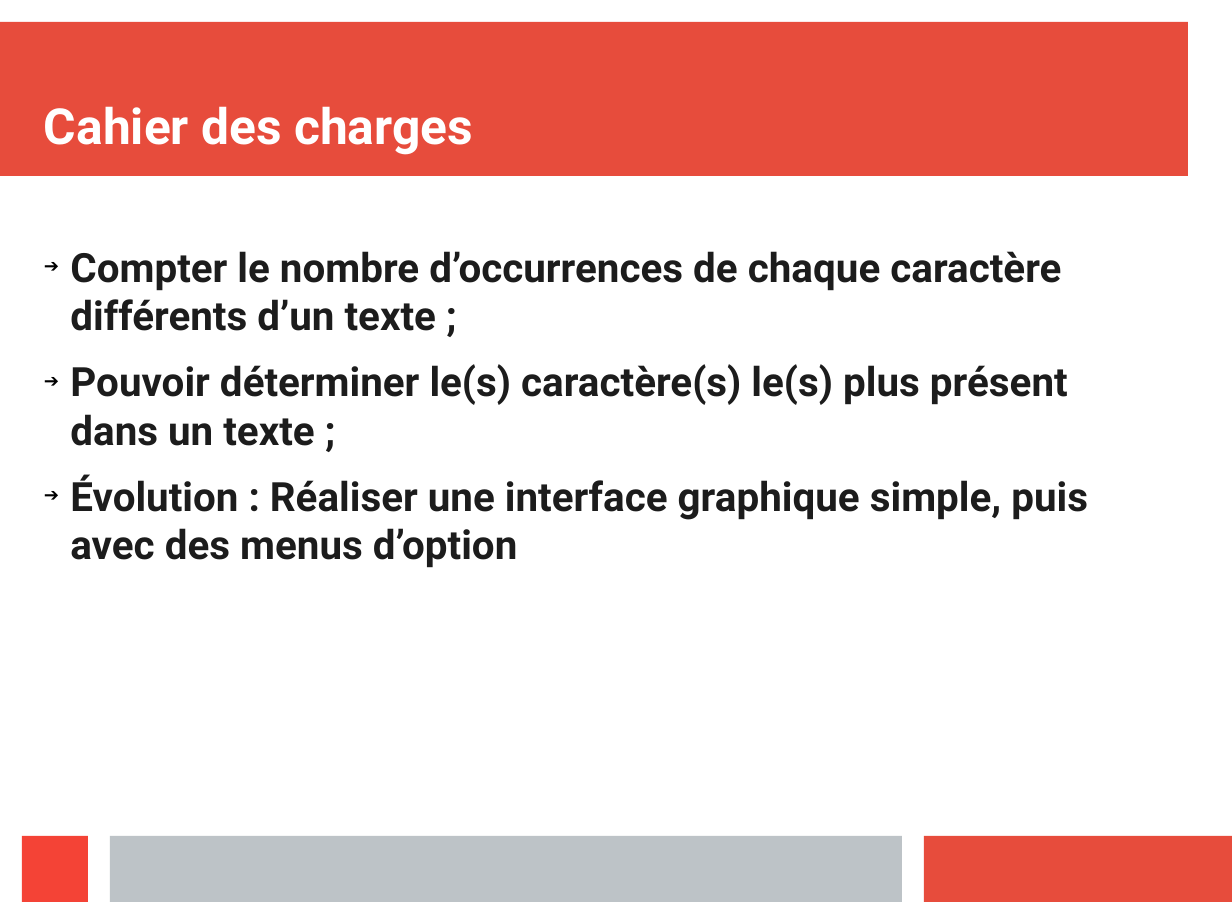
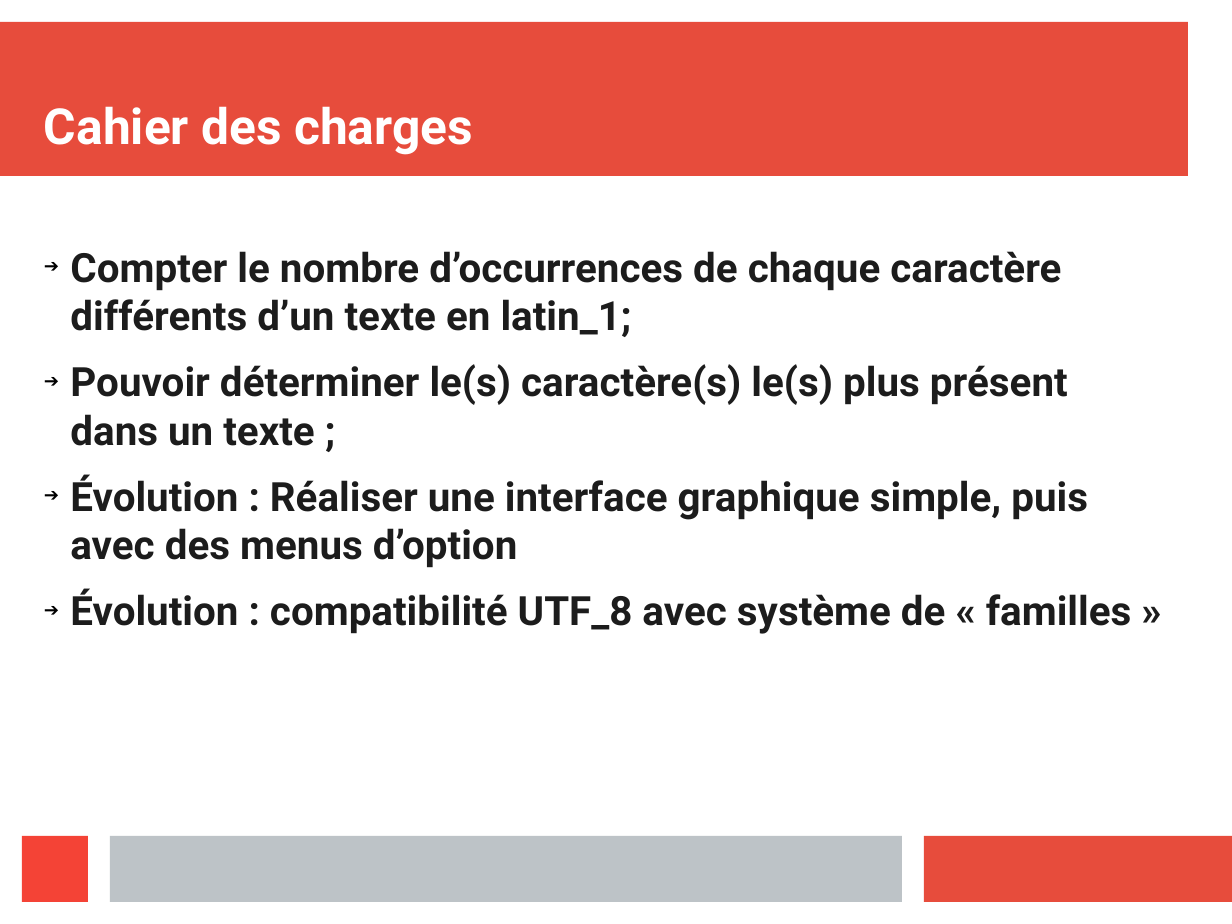
Before and after one commit to 0xbeefed/FreqAnalysis, a slide deck: slide 3 of presentationOral.odp (slide 2 before the commit). Drawn at 1232x924 pixels with LibreOffice and Linux fonts; fonts in the diff are those of the drawing. Boxes give left, top, right and bottom in pixels: in the first picture for what was removed or moved away, otherwise in the second. Text is boxed around its words. In the diff, an @@ line names an element or a change of style, - is before the commit and + after.

```diff
--- a/presentationOral.odp
+++ b/presentationOral.odp
@@ text at [70, 251, 1061, 337]: text changed @@
-➔ Compter le nombre d’occurrences de chaque caractère différents d’un texte ;
+➔ Compter le nombre d’occurrences de chaque caractère différents d’un texte en latin_1;
@@ text at [70, 589, 1132, 634]: paragraph added @@
+➔ Évolution : compatibilité UTF_8 avec système de « familles »
```
Also in this commit, not shown: 4 other slides changed, 4 slides added, 1 slide removed.
